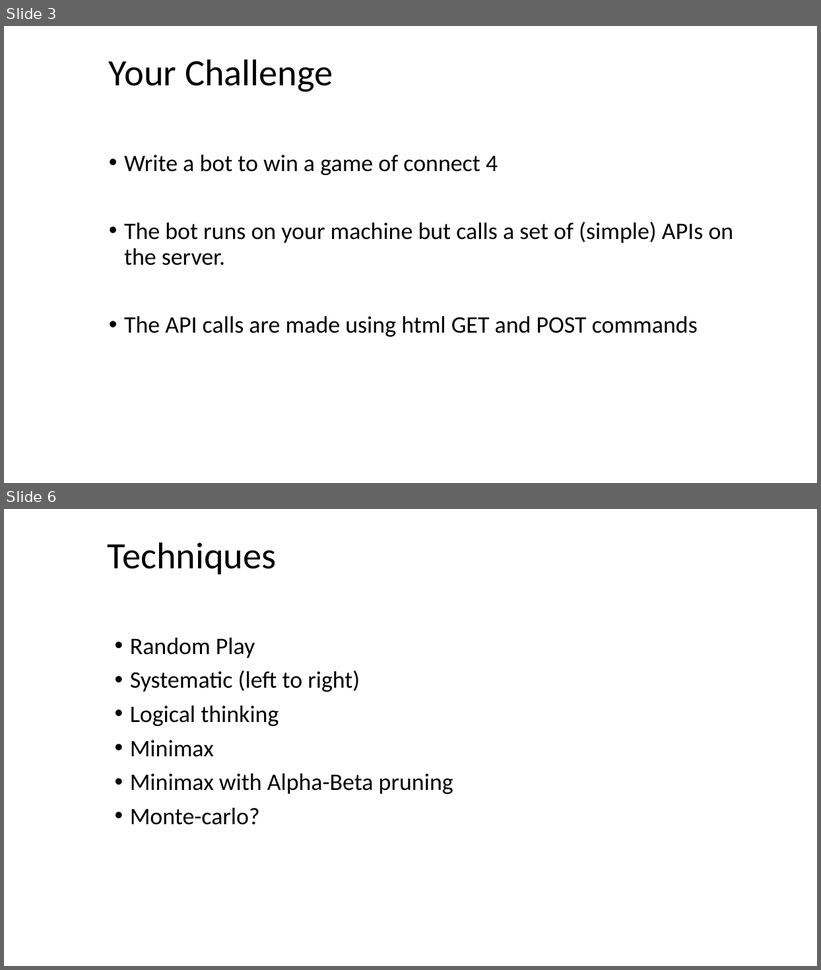
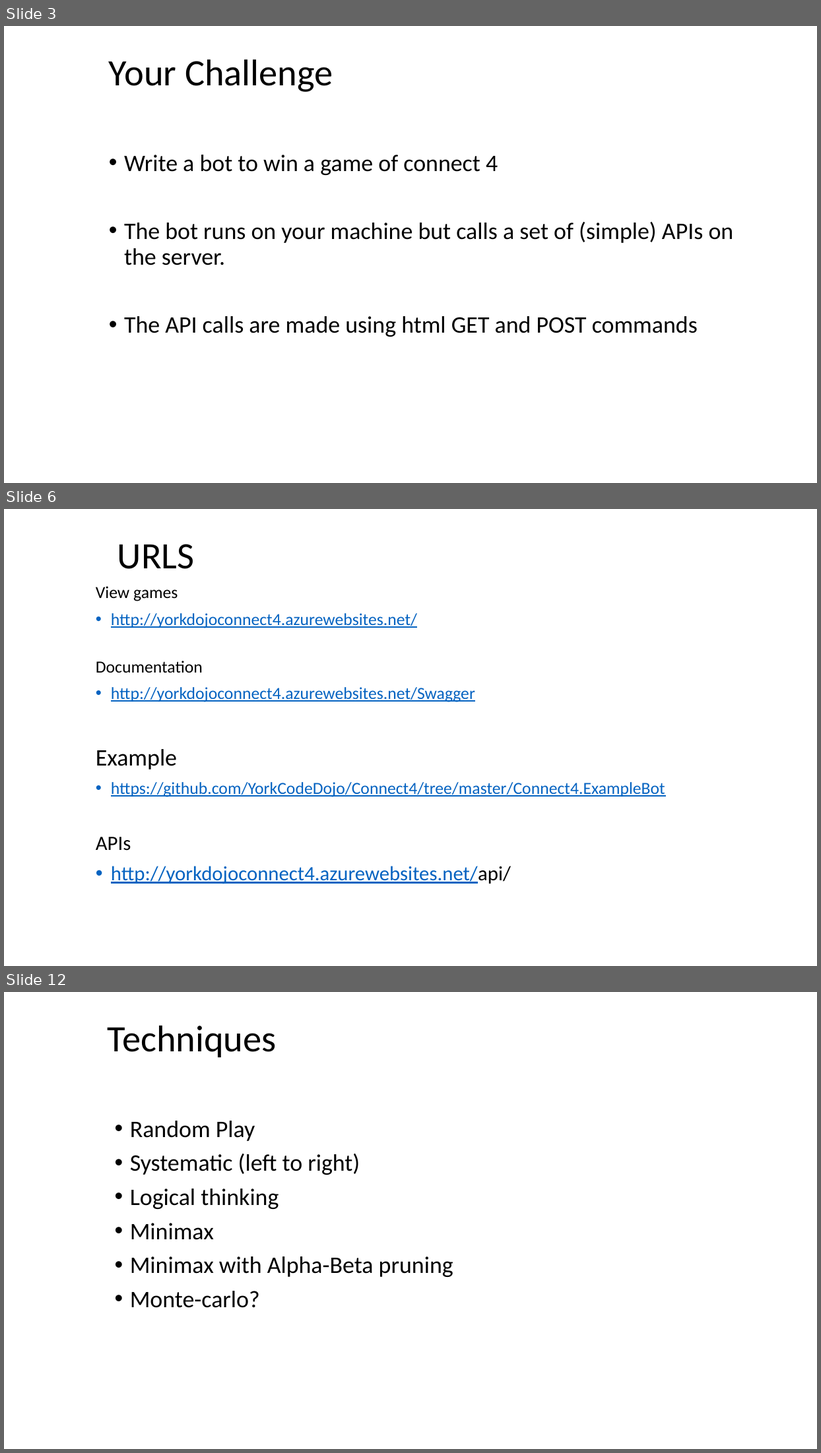
Before and after one commit to YorkCodeDojo/Connect4, a slide deck: Connect4.pptx. Shown one above the other, each under a label of ours: slides 3 and 6 before the commit, slides 3, 6 and 12 after it; the slides between them are not shown. The pictures are 821x970 and 821x1453 pixels, drawn with LibreOffice and Linux fonts; fonts in the diff are those of the drawing; background and template pictures are left out. Boxes give left, top, right and bottom in pixels: in the first picture for what was removed or moved away, otherwise in the second. Text is boxed around its words. In the diff, an @@ line names an element or a change of style, - is before the commit and + after.

```diff
--- a/Connect4.pptx
+++ b/Connect4.pptx
@@ slide 6 added at <box>4,509,817,966</box>, background #FFFFFF @@
@@ title added at <box>118,544,194,569</box>, 44 pt, text #000000 @@
+URLS
@@ text added at <box>96,586,665,885</box>, 20 pt, text #0563C1, underline @@
+View games
+• http://yorkdojoconnect4.azurewebsites.net/
+Documentation
+• http://yorkdojoconnect4.azurewebsites.net/Swagger
+Example
+• https://github.com/YorkCodeDojo/Connect4/tree/master/Connect4.ExampleBot
+APIs
+• http://yorkdojoconnect4.azurewebsites.net/api/
@@ what was slide 6 is now slide 12 @@
```
Also in this commit, not shown: 4 slides changed, 7 other slides added, 6 other files.
